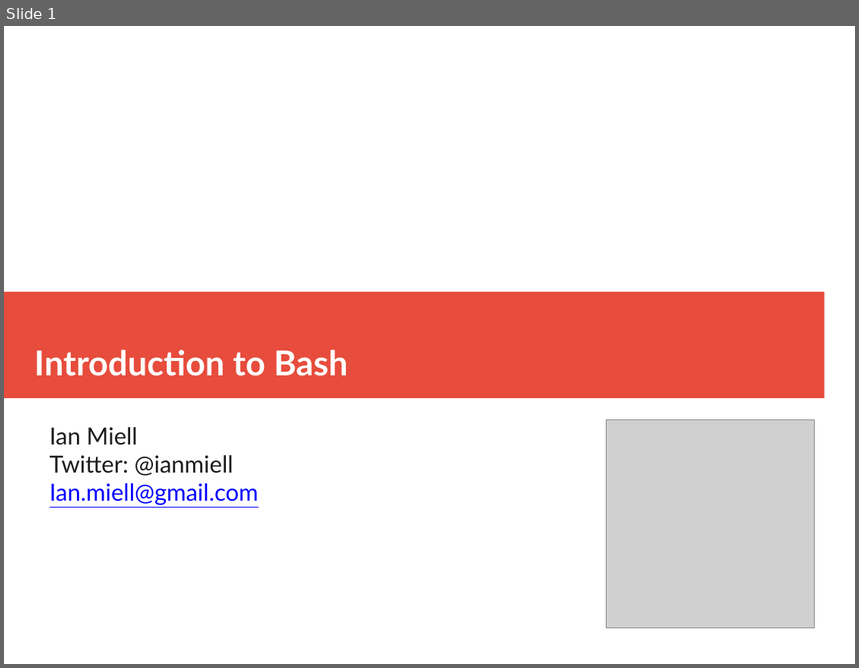
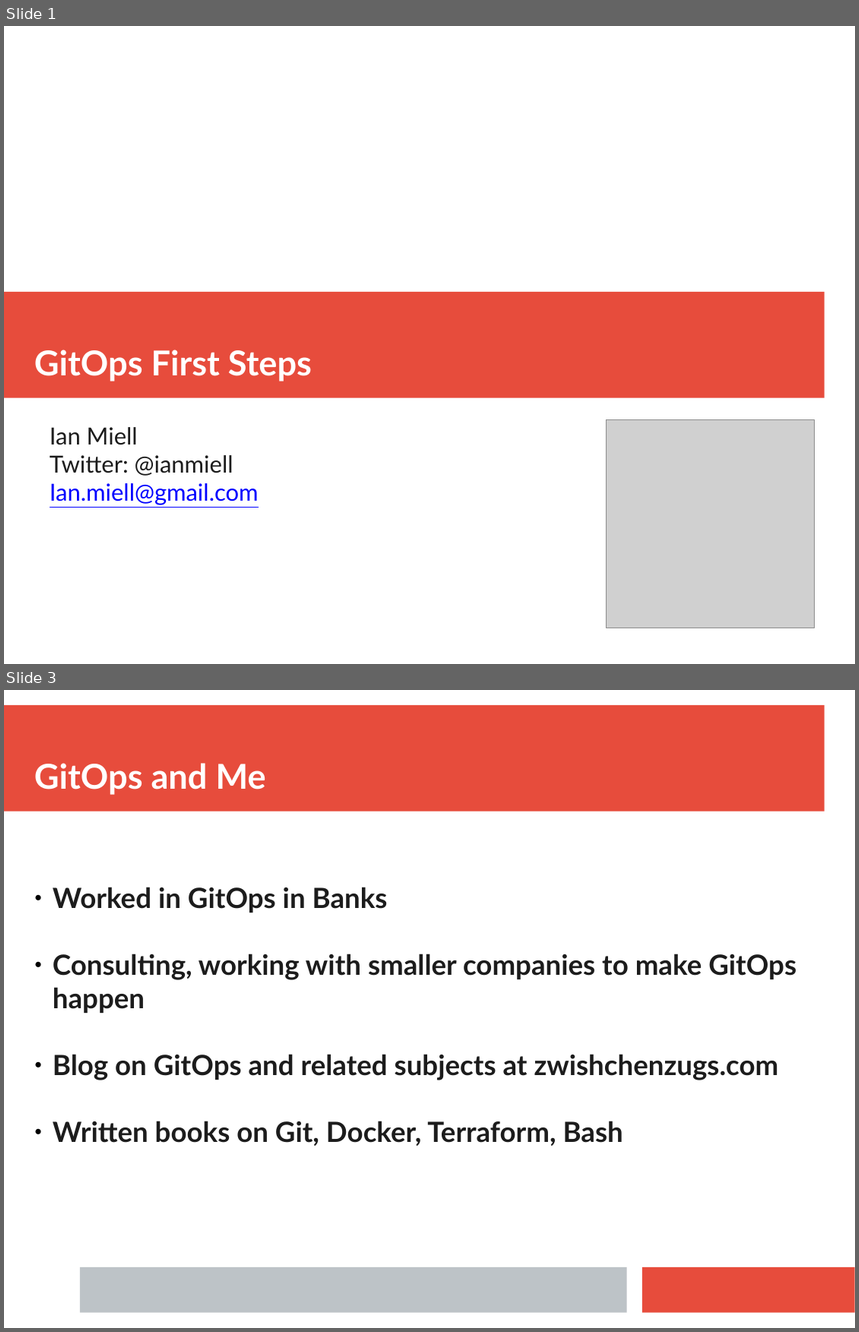
Before and after one commit to ianmiell/gitops-first-steps, a slide deck: slides/gitops_first_steps.pptx. Shown one above the other, each under a label of ours: slide 1 before the commit, slides 1 and 3 after it; the slides between them are not shown. The pictures are 859x668 and 859x1332 pixels, drawn with LibreOffice and Linux fonts; fonts in the diff are those of the drawing; grey boxes stand for pictures. Boxes give left, top, right and bottom in pixels: in the first picture for what was removed or moved away, otherwise in the second. Text is boxed around its words. In the diff, an @@ line names an element or a change of style, - is before the commit and + after.

```diff
--- a/slides/gitops_first_steps.pptx
+++ b/slides/gitops_first_steps.pptx
@@ slide 3 added at box(4, 690, 855, 1328), background #FFFFFF @@
@@ rectangle added at box(4, 705, 825, 812), fill #E74C3C @@
@@ text added at box(34, 763, 266, 795), 32 pt, text #FFFFFF, bold @@
+GitOps and Me
@@ text added at box(53, 887, 797, 1146), 26 pt, text #1C1C1C, bold @@
+● Worked in GitOps in Banks
+● Consulting, working with smaller companies to make GitOps happen
+● Blog on GitOps and related subjects at zwishchenzugs.com
+● Written books on Git, Docker, Terraform, Bash
@@ rectangle added at box(80, 1268, 626, 1313), fill #BDC3C7 @@
@@ rectangle added at box(643, 1268, 855, 1313), fill #E74C3C @@
@@ slide 1 changed as well @@
@@ text at box(34, 350, 312, 382): text changed @@
-Introduction to Bash
+GitOps First Steps
```
Also in this commit, not shown: 1 other slide changed, 28 other slides added, 62 slides removed.
